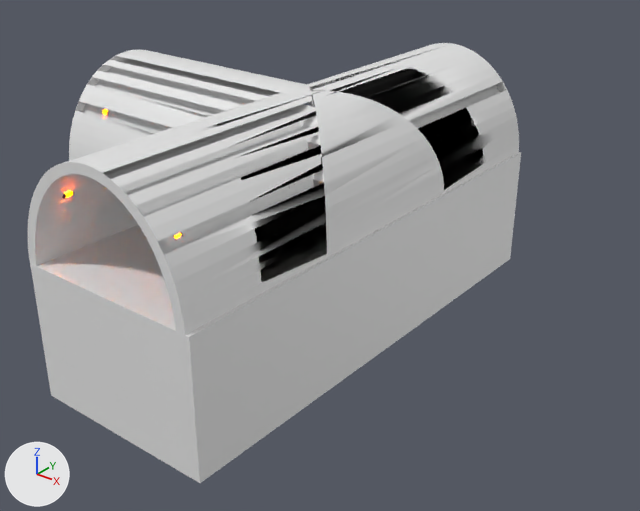
The FBX model Assets/Workspace/Isshi-/MingeStageTJunction.fbx, before and after one commit.
The view is the same before and after, from a 50 mm lens placed at (20.0, -24.7, 13.1), pointed at (0.2, 0.1, -2.3). Lighting does not change. The marker at lower left points along +X, +Y and +Z. The first picture is the older version. Where no turn or scale is listed for an object, it has been applied to the vertices. Vertices at exactly the same position are counted once.

The older version as bpy lines, for what is in view:
```python
me_cylinder_001 = bpy.data.meshes.new('Cylinder.001')
me_cylinder_001.from_pydata(...)  # 1674 vertices, 729 faces; spans x -10.0..10.0, y -4.3..4.3, z -3.7..10.1
me_円柱_020 = bpy.data.meshes.new('円柱.020')
me_円柱_020.from_pydata(...)  # 768 vertices, 770 faces; spans x -2.67..-2.487, y -9.295..-9.055, z 2.414..2.579
me_円柱_020.materials.append(mat_マテリアル_001)  # black #030303, glowing orange #ff5200
me_立方体 = bpy.data.meshes.new('立方体')
me_立方体.from_pydata(...)  # 20 vertices, 18 faces; spans x -10.3..3.7, y -10.2..9.9, z -2.6..2.6
ob_bar_002 = bpy.data.objects.new('Bar.002', me_円柱_020)
ob_bar_002.location = (-0.03, 0.0, 0.0)
ob_new_tonnel_002 = bpy.data.objects.new('New Tonnel.002', me_cylinder_001)
ob_new_tonnel_002.location = (-0.07, -0.17, 0.03)
ob_new_tonnel_002.rotation_euler = (1.571, 0.0, -1.574)  # degrees (90, 0, -90)
ob_立方体 = bpy.data.objects.new('立方体', me_立方体)
ob_立方体.location = (0.0, 0.0, -2.5)
```
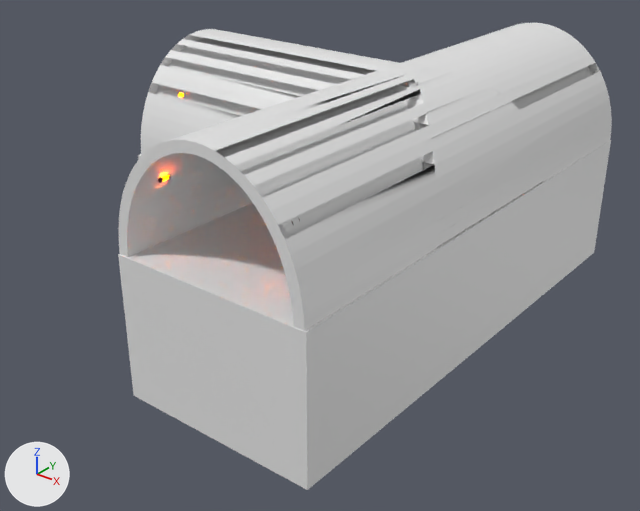
Where the newer file only moved an object's origin or applied its transform, the numbers keep the older frame.

Pixel boxes (x1, y1, x2, y2) of what changed, in the pictures (640 x 511 px; the box of a moved part takes in the faces that stretch with it):
'New Tonnel.002', reshaped, moved, turned: before (28, 43, 519, 400); after (118, 23, 612, 331)
'立方体', moved: before (30, 152, 521, 483); after (118, 140, 611, 490)
'Bar.002', moved: before (65, 192, 72, 198); after (163, 175, 169, 181)
part 3 of me_cylinder_001, moved or reshaped: before (69, 50, 310, 161); after (141, 29, 409, 156)
part 4 of me_cylinder_001, rebuilt: before (28, 43, 519, 400); after (118, 23, 612, 331)
part 5 of me_cylinder_001, built on: after (401, 68, 544, 247)

What the commit changed:
me_cylinder_001 is used by ob_new_tonnel_002; location (-0.07, -0.17, 0.03); rotation (1.571, 0.0, -1.574), in degrees (90, 0, -90).
me_cylinder_001 had 1674 vertices, 729 faces and spanned x -10.0..10.0, y -4.3..4.3, z -3.7..10.1.
me_cylinder_001 now has 1877 vertices, 775 faces and spans x -10.0..10.0, y -6.9..6.9, z -4.3..4.3.
me_cylinder_001 part 3: the loose piece of 472 vertices spanning x -3.8..3.6, y -3.8..4.3, z 0.0..10.1 is turned 90 degrees about the x axis through its middle, then moved by (0.0, -2.1, -4.8).
me_cylinder_001 part 4: the loose piece of 998 vertices spanning x -10.0..10.0, y -4.3..4.3, z -3.7..3.7 is rebuilt with 988 vertices and now spans x -10.0..10.0, y -0.5..6.9, z -4.3..4.3.
me_cylinder_001 part 5: 82 vertices removed from x -3.8..3.6, y -4.3..4.3, z -3.7..3.6; 307 vertices added at x -3.8..3.6, y -0.4..6.9, z -4.3..4.3.
Other edits to the shape of me_cylinder_001 do not show in these pictures.
me_円柱_020 is used by ob_bar_002; location (-0.03, 0.0, 0.0).
me_円柱_020 had 768 vertices, 770 faces and spanned x -2.67..-2.487, y -9.295..-9.055, z 2.414..2.579.
me_円柱_020 now has 768 vertices, 770 faces and spans x 1.003..1.185, y -8.434..-8.194, z 3.588..3.752.
me_円柱_020 part 2: the whole mesh is moved by (3.673, 0.861, 1.174).
me_立方体 is used by ob_立方体; location (0.0, 0.0, -2.5).
me_立方体 had 20 vertices, 18 faces and spanned x -10.3..3.7, y -10.2..9.9, z -2.6..2.6.
me_立方体 now has 20 vertices, 18 faces and spans x -6.7..7.3, y -9.4..10.7, z -1.5..3.7.
me_立方体 part 1: the whole mesh is moved by (3.6, 0.8, 1.1).
Object 'New Tonnel.002' (ob_new_tonnel_002) moves from (-0.07, -0.17, 0.03) to (0.39, 0.7, 1.24).
Object 'New Tonnel.002' (ob_new_tonnel_002) turns from (90, 0, -90) to (0, 0, -90) degrees about x, y and z.
